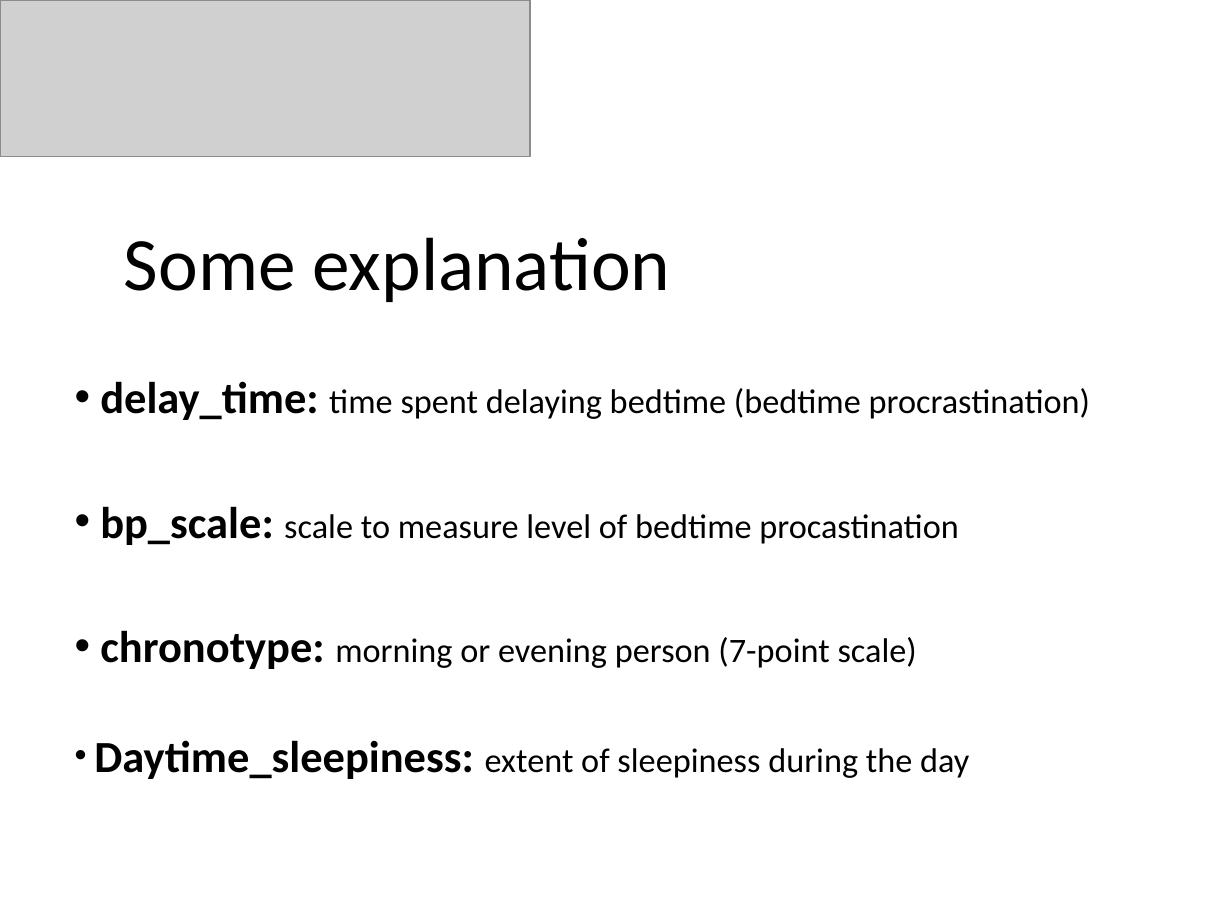
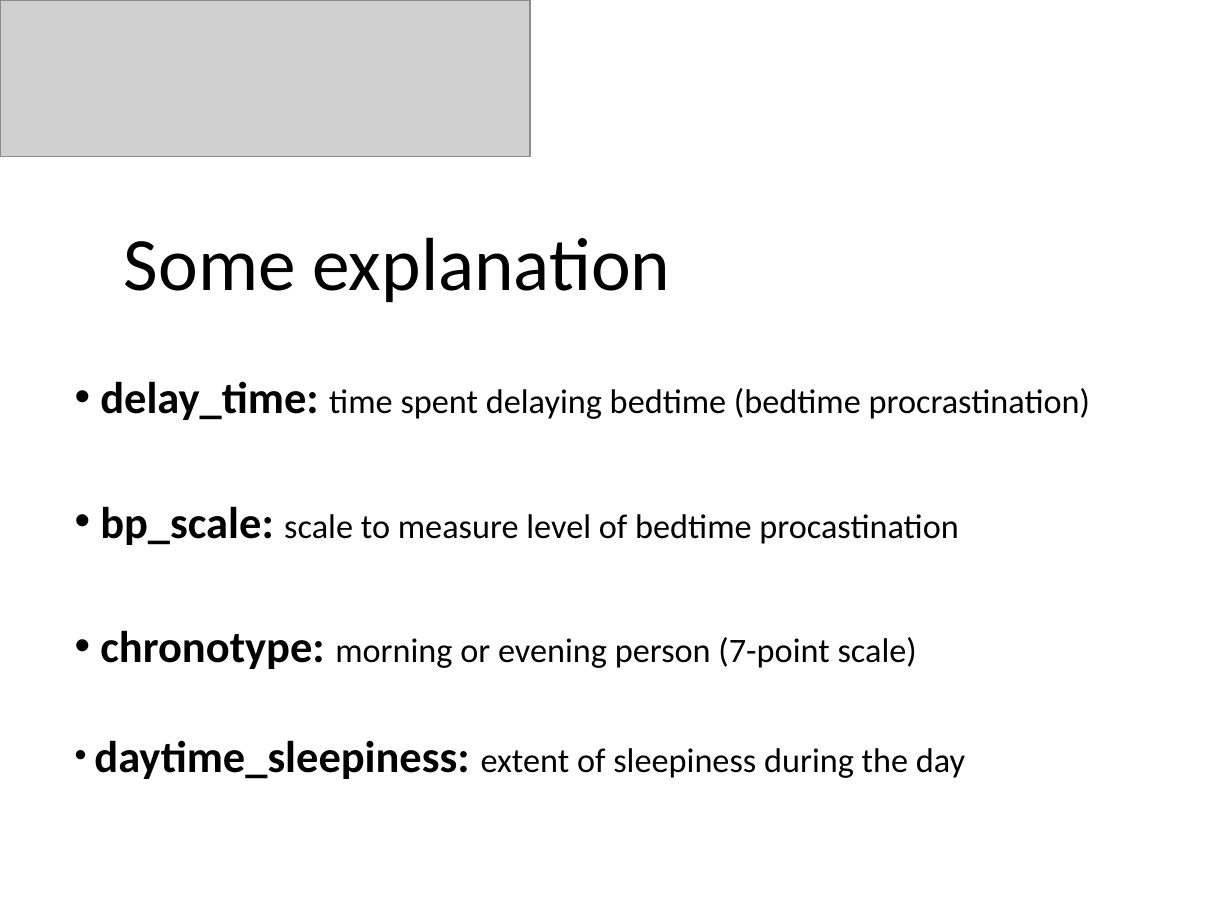
Before and after one commit to JesseSchouten/Project_Big_Data, a slide deck: slide 6 of Report/Presentation.pptx. Drawn at 1232x924 pixels with LibreOffice and Linux fonts; fonts in the diff are those of the drawing; grey boxes stand for pictures. Boxes give left, top, right and bottom in pixels: in the first picture for what was removed or moved away, otherwise in the second. Text is boxed around its words. In the diff, an @@ line names an element or a change of style, - is before the commit and + after.

```diff
--- a/Report/Presentation.pptx
+++ b/Report/Presentation.pptx
@@ subtitle at (x1=94, y1=740, x2=965, y2=779): text changed @@
-• Daytime_sleepiness: extent of sleepiness during the day
+• daytime_sleepiness: extent of sleepiness during the day
```
Also in this commit, not shown: 1 other slide changed, 1 slide added, 1 slide removed, 4 other files.
